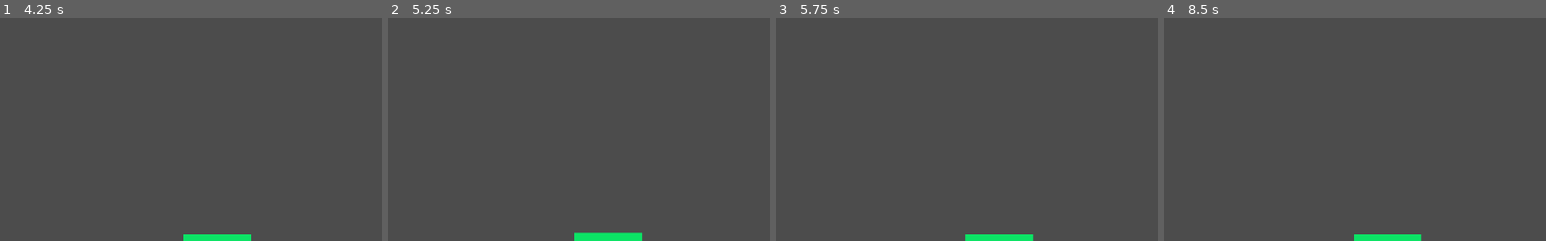
Above: before the commit, frames 1-4 (left to right).
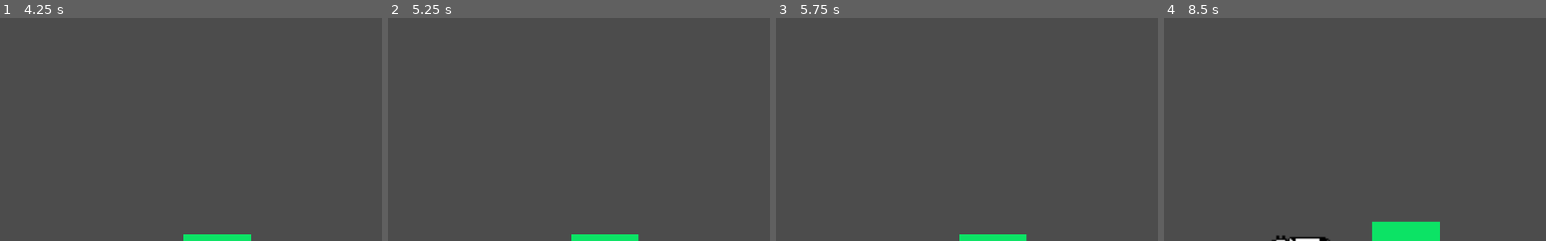
Above: after the commit, the same moments.

Repository: Beat1823/LudumDare52
Game: Godot game, scene res://Game/TractorTestScene.tscn
The game is run twice, just before and just after one commit, with the same random seed, the same clock (stepped at 60 frames per second) and the same inputs. This scene is started directly instead of the project's main scene.
Inputs:
- Up to frame 1 (4.25 s): hold Right (Right) 0.53-1.28 s; hold Space (TractorBeam) 0.53-1.28 s; tap Enter at 1.25, 2.75 s; hold Down (Down) 1.28-2.03 s; tap Space (TractorBeam) at 1.35, 2, 2.85, 3.5 s; hold Right (Right) 2.03-2.78 s; hold Space (TractorBeam) 2.03-2.78 s; hold Up (Up) 2.78-3.53 s; hold Left (Left) from 3.53 s (still down); hold Space (TractorBeam) from 3.53 s (still down)
- Up to frame 2 (5.25 s): tap Enter at 4.25 s; release Space (TractorBeam) at 4.28 s; tap Space (TractorBeam) at 4.35, 5 s; release Left (Left) at 5.03 s; hold Down (Down) from 5.03 s (still down); hold Space (TractorBeam) from 5.03 s (still down)
- Up to frame 3 (5.75 s): keep holding Down (Down); keep holding Space (TractorBeam)
- Up to frame 4 (8.5 s): release Down (Down) at 5.78 s; release Space (TractorBeam) at 5.78 s; hold Right (Right) 5.78-6.53 s; tap Space (TractorBeam) at 5.85, 7.35 s; hold Up (Up) 6.53-7.28 s; hold Space (TractorBeam) 6.53-7.28 s; hold Right (Right) 7.28-8.03 s; hold Down (Down) from 8.03 s (still down); hold Space (TractorBeam) from 8.03 s (still down)
The pictures show only the part of the screen within x 4-54%, y 50-100%; the shares and areas given below are measured in that part.

Frame 1 is identical in both runs. In frame 2, 0.2% of the frame differs, in the area x 48-67%, y 96-100%; in frame 3, 0.1%; in frame 4, 1.6%, in the area x 28-73%, y 91-100%.

Commit message:
addeded Energy gain when consume and make stabilizatiob only UP

Diff:
--- a/Game/UFO/PlayerUFO.gd
+++ b/Game/UFO/PlayerUFO.gd
@@ -4,6 +4,7 @@
 export(float) var MaxEnergy = 100
 var energy:float
 export var ImpactEnergyModifier = 0.004
+export var EnergyPerEnemy = 20
 export var EnergyConsuptimtionPerSec =1
 
 # Impact vars
@@ -156,6 +157,8 @@
 func _on_HarvestArea_body_entered(body):
 	if body.is_in_group("enemies"):
 		body.queue_free()
+		energy += EnergyPerEnemy
+		energy = min(energy, MaxEnergy)
 		emit_signal("NpcAbsorbed")
 
 
--- a/Game/UFO/PlayerUFO.tscn
+++ b/Game/UFO/PlayerUFO.tscn
@@ -46,7 +46,7 @@
 }
 ForwardInputCurve = ExtResource( 7 )
 ReverseInputCurve = ExtResource( 6 )
-StabilizeDownAngleThershold = 120.0
+StabilizeDownAngleThershold = 190.0
 stabilize_curve = ExtResource( 5 )
 StabilizeDelaySeconds = 0.3
 
